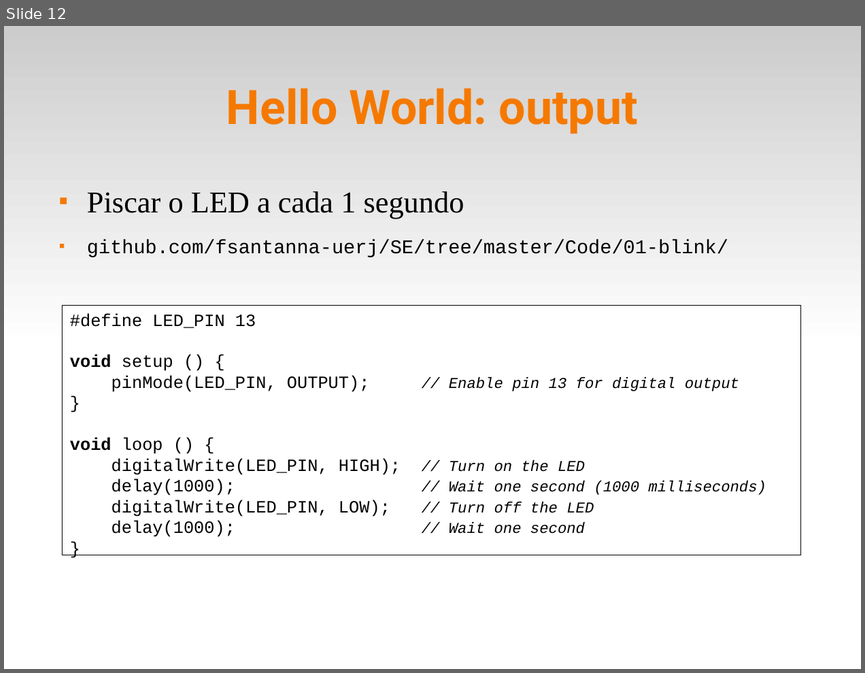
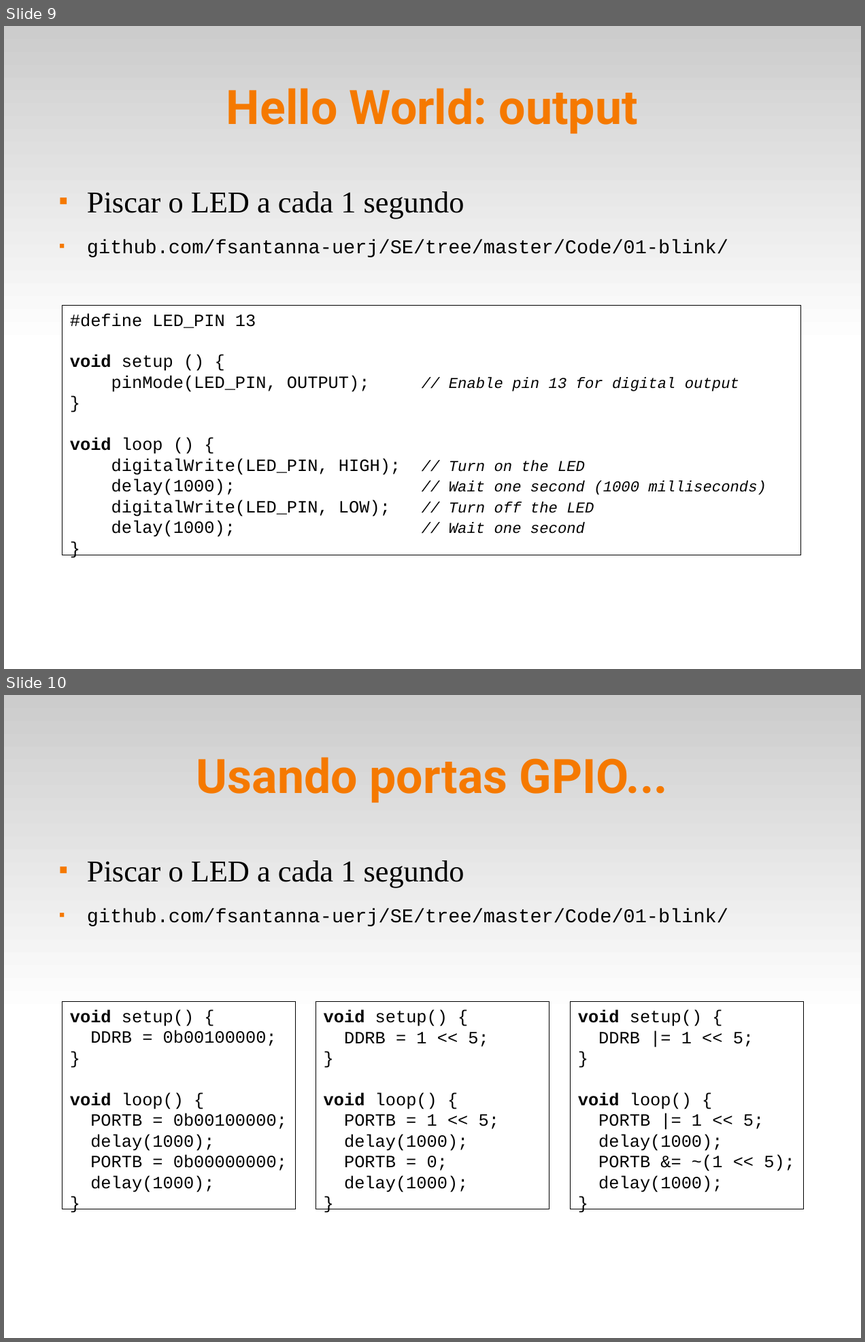
Before and after one commit to fsantanna-uerj/SE, a slide deck: Slides/se-02-gpio.odp. Shown one above the other, each under a label of ours: slide 12 before the commit, slides 9 and 10 after it. The pictures are 865x673 and 865x1342 pixels, drawn with LibreOffice and Linux fonts; fonts in the diff are those of the drawing. Boxes give left, top, right and bottom in pixels: in the first picture for what was removed or moved away, otherwise in the second. Text is boxed around its words. In the diff, an @@ line names an element or a change of style, - is before the commit and + after.

```diff
--- a/Slides/se-02-gpio.odp
+++ b/Slides/se-02-gpio.odp
@@ slide 10 added at (4,695,861,1338), background #FFFFFF; not listed: 1 template element that a slide beside it also shows @@
@@ title added at (196,757,668,802), 44 pt, text #F57900, bold @@
+Usando portas GPIO...
@@ text added at (87,860,728,926), 18 pt, text #000000 @@
+■ Piscar o LED a cada 1 segundo
+■ github.com/fsantanna-uerj/SE/tree/master/Code/01-blink/
@@ rectangle added at (62,1001,296,1209), fill #FFFFFF, outline #000000 0 pt, 16 pt, text #000000 @@
+void setup() {
+DDRB = 0b00100000;
+}
+void loop() {
+PORTB = 0b00100000;
+delay(1000);
+PORTB = 0b00000000;
+delay(1000);
+}
@@ rectangle added at (315,1001,549,1209), fill #FFFFFF, outline #000000 0 pt, 16 pt, text #000000 @@
+void setup() {
+DDRB = 1 << 5;
+}
+void loop() {
+PORTB = 1 << 5;
+delay(1000);
+PORTB = 0;
+delay(1000);
+}
@@ rectangle added at (571,1001,804,1209), fill #FFFFFF, outline #000000 0 pt, 16 pt, text #000000 @@
+void setup() {
+DDRB |= 1 << 5;
+}
+void loop() {
+PORTB |= 1 << 5;
+delay(1000);
+PORTB &= ~(1 << 5);
+delay(1000);
+}
@@ what was slide 12 is now slide 9 @@
```
Also in this commit, not shown: 2 slides changed, 1 other slide added, 11 slides removed, 3 other files.
